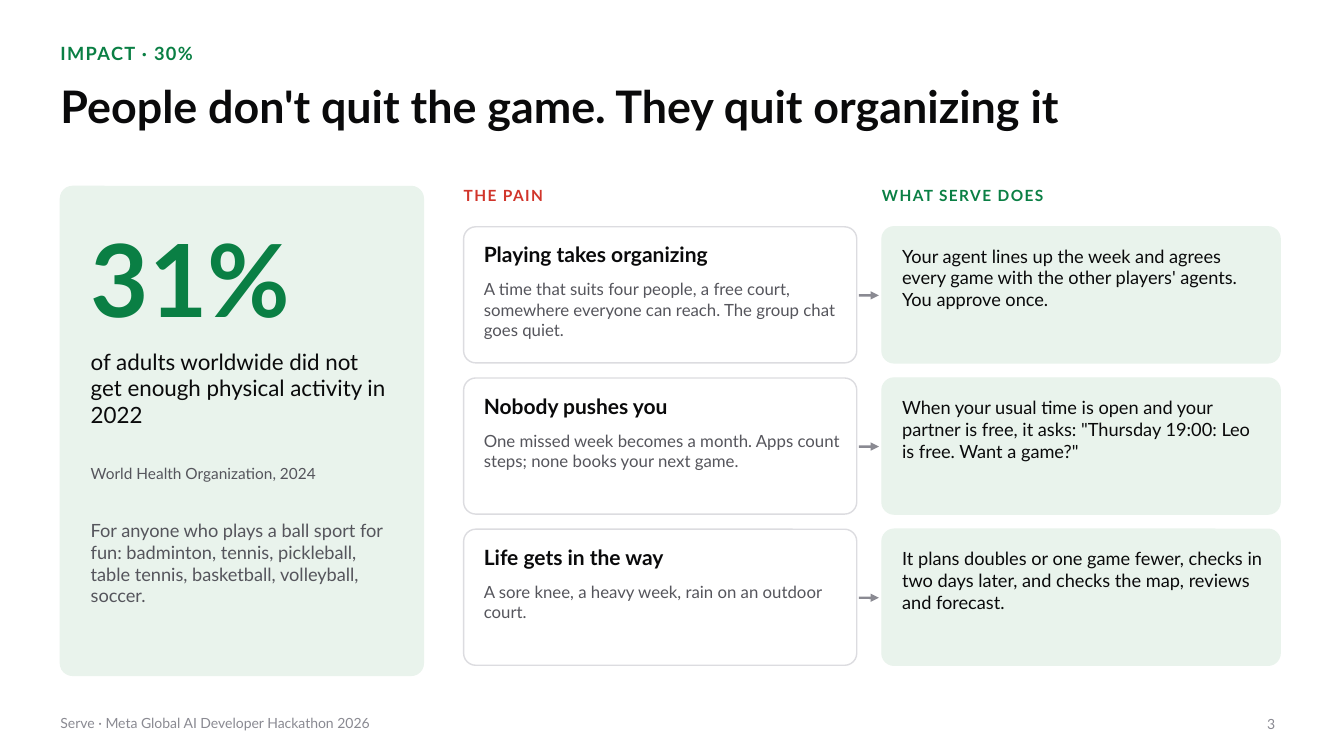
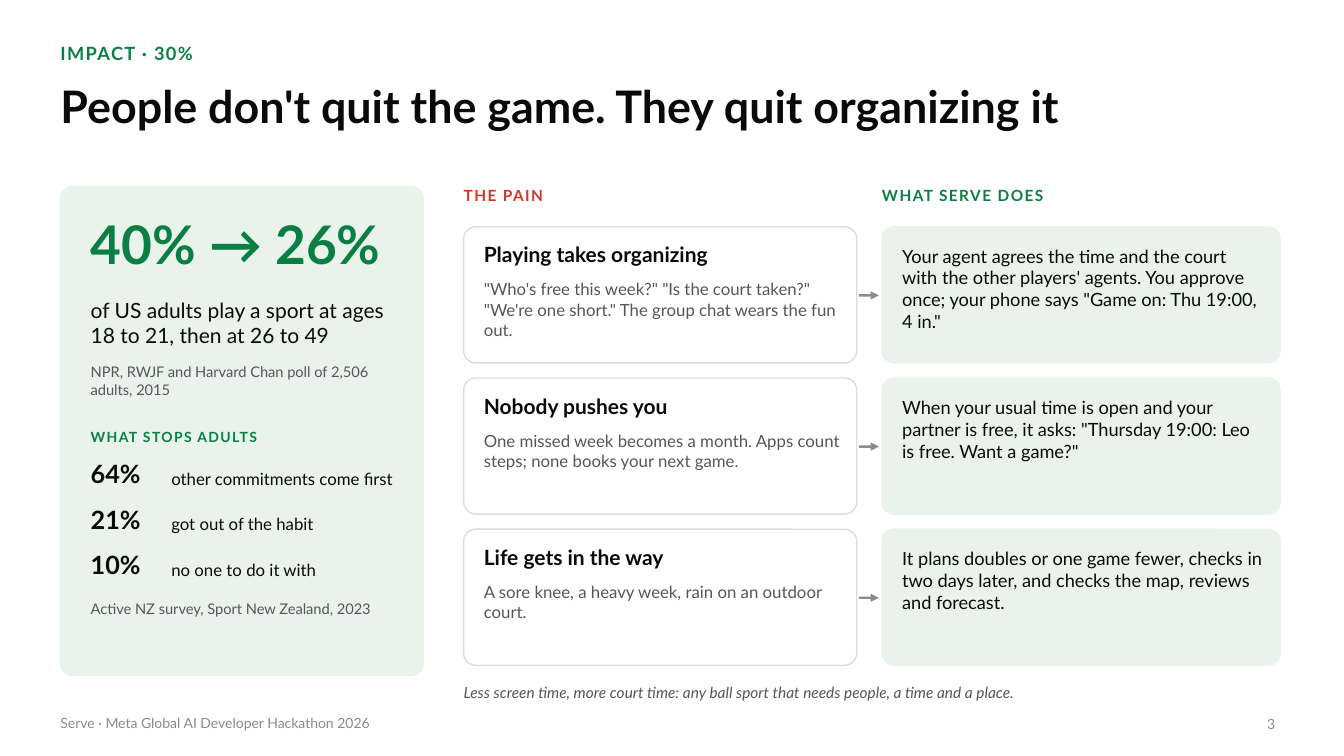
Before and after one commit to gino6178/serve-meta-hackathon, a slide deck: slide 3 of video/deck/Serve_Meta_deck.pptx. Drawn at 1344x756 pixels with LibreOffice and Linux fonts; fonts in the diff are those of the drawing. Boxes give left, top, right and bottom in pixels: in the first picture for what was removed or moved away, otherwise in the second. Text is boxed around its words. In the diff, an @@ line names an element or a change of style, - is before the commit and + after.

```diff
--- a/video/deck/Serve_Meta_deck.pptx
+++ b/video/deck/Serve_Meta_deck.pptx
@@ text added at [91, 225, 380, 265], 38 pt, text #0A7F44, bold @@
+40% → 26%
@@ text removed at [91, 243, 290, 318] @@
-31%
@@ text at [902, 249, 1257, 328]: text changed @@
-Your agent lines up the week and agrees every game with the other players' agents. You approve once.
+Your agent agrees the time and the court with the other players' agents. You approve once; your phone says "Game on: Thu 19:00, 4 in."
@@ text at [484, 282, 836, 336]: text changed @@
-A time that suits four people, a free court, somewhere everyone can reach. The group chat goes quiet.
+"Who's free this week?" "Is the court taken?" "We're one short." The group chat wears the fun out.
@@ text added at [91, 302, 383, 346], 15 pt, text #0A0A0B @@
+of US adults play a sport at ages 18 to 21, then at 26 to 49
@@ text removed at [91, 353, 385, 423] @@
-of adults worldwide did not get enough physical activity in 2022
@@ text added at [91, 366, 368, 397], 10.5 pt, text #55555C @@
+NPR, RWJF and Harvard Chan poll of 2,506 adults, 2015
@@ text added at [91, 431, 257, 442], 10 pt, text #0A7F44, bold @@
+WHAT STOPS ADULTS
@@ text removed at [91, 467, 316, 482] @@
-World Health Organization, 2024
@@ text added at [91, 464, 141, 484], 18 pt, text #0A0A0B, bold @@
+64%
@@ text added at [171, 472, 393, 485], 12 pt, text #0A0A0B @@
+other commitments come first
@@ text removed at [91, 523, 383, 602] @@
-For anyone who plays a ball sport for fun: badminton, tennis, pickleball, table tennis, basketball, volleyball, soccer.
@@ text added at [91, 510, 141, 530], 18 pt, text #0A0A0B, bold @@
+21%
@@ text added at [171, 517, 313, 533], 12 pt, text #0A0A0B @@
+got out of the habit
@@ text added at [91, 555, 141, 575], 18 pt, text #0A0A0B, bold @@
+10%
@@ text added at [171, 563, 316, 576], 12 pt, text #0A0A0B @@
+no one to do it with
@@ text added at [91, 603, 371, 617], 10.5 pt, text #55555C @@
+Active NZ survey, Sport New Zealand, 2023
@@ text added at [464, 686, 1013, 701], 11 pt, text #55555C, italic @@
+Less screen time, more court time: any ball sport that needs people, a time and a place.
```
Also in this commit, not shown: 1 other slide changed, 19 other files.
